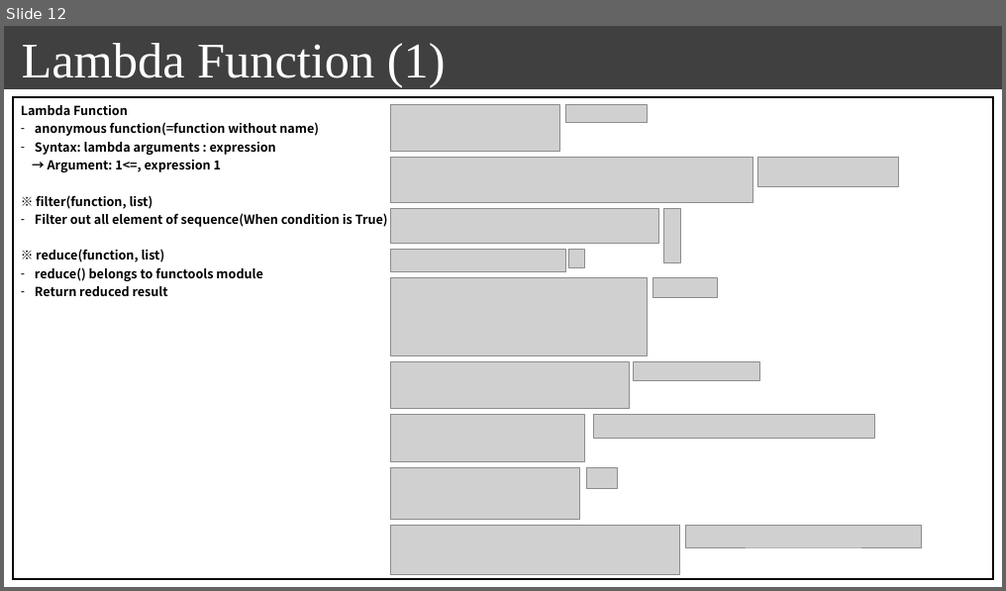
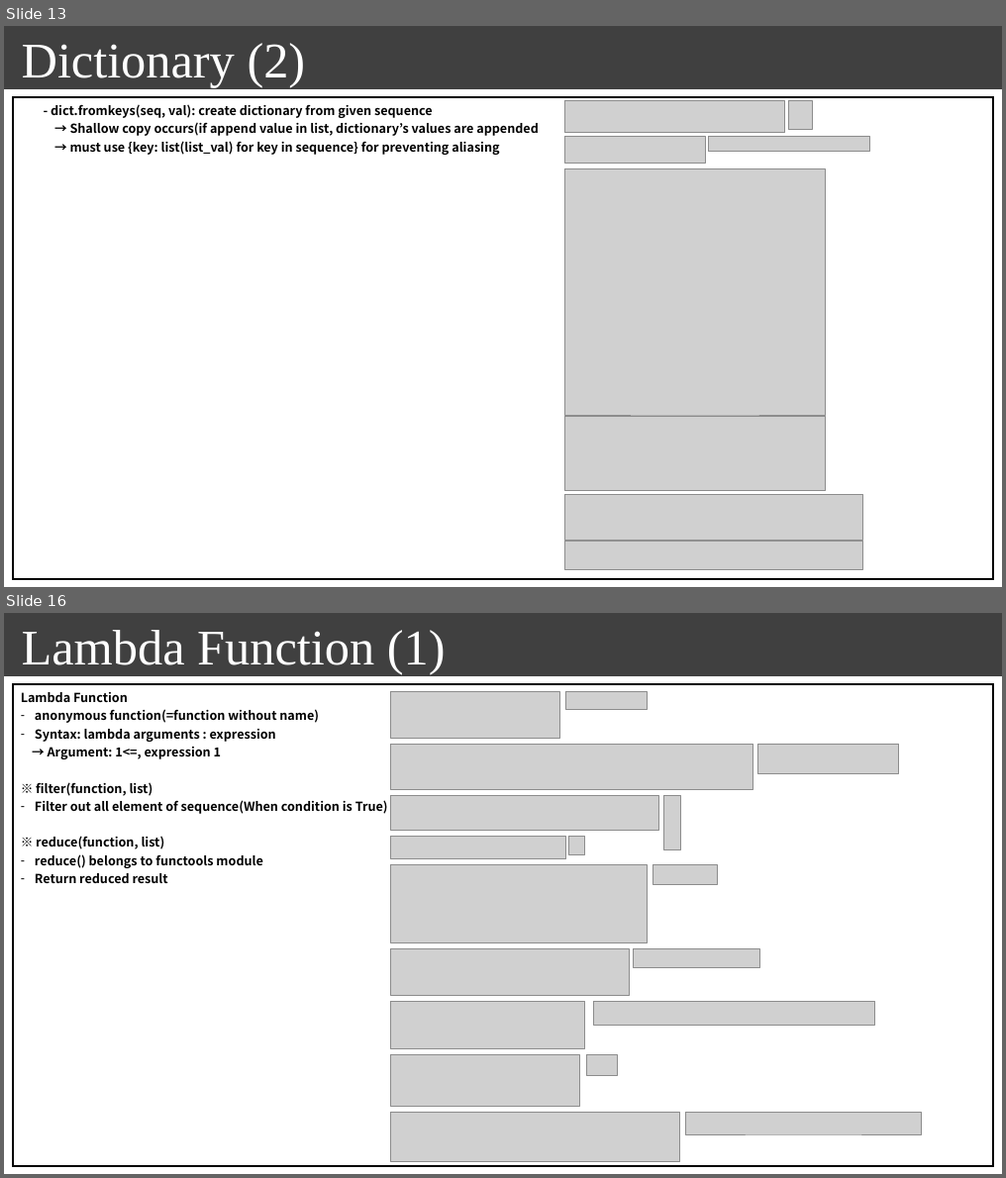
Before and after one commit to seonghokim/Study, a slide deck: Study Material/everything in python.pptx. Shown one above the other, each under a label of ours: slide 12 before the commit, slides 13 and 16 after it; the slides between them are not shown. The pictures are 1006x591 and 1006x1178 pixels, drawn with LibreOffice and Linux fonts; fonts in the diff are those of the drawing; grey boxes stand for pictures; background and template pictures are left out. Boxes give left, top, right and bottom in pixels: in the first picture for what was removed or moved away, otherwise in the second. Text is boxed around its words. In the diff, an @@ line names an element or a change of style, - is before the commit and + after.

```diff
--- a/Study Material/everything in python.pptx
+++ b/Study Material/everything in python.pptx
@@ slide 13 added at bbox=[4, 26, 1002, 587], background #FFFFFF; not listed: 1 template element that a slide beside it also shows @@
@@ text added at bbox=[22, 43, 306, 87], 48 pt, text #FFFFFF @@
+Dictionary (2)
@@ table added at bbox=[13, 98, 994, 579], 1 rows, 1 columns @@
+- dict.fromkeys(seq, val): create dictionary from given sequence / → Shallow copy occurs(if append value in list, dictionary’s values are appended / → must use {key: list(list_val) for key in sequence} for preventing aliasing
@@ group added at bbox=[565, 101, 869, 163]: 4 pictures @@
@@ picture added at bbox=[565, 169, 826, 415] @@
@@ picture added at bbox=[565, 416, 826, 491] @@
@@ picture added at bbox=[565, 494, 863, 541] @@
@@ picture added at bbox=[565, 541, 863, 570] @@
@@ what was slide 12 is now slide 16 @@
```
Also in this commit, not shown: 2 slides changed, 3 other slides added, 1 other file.
